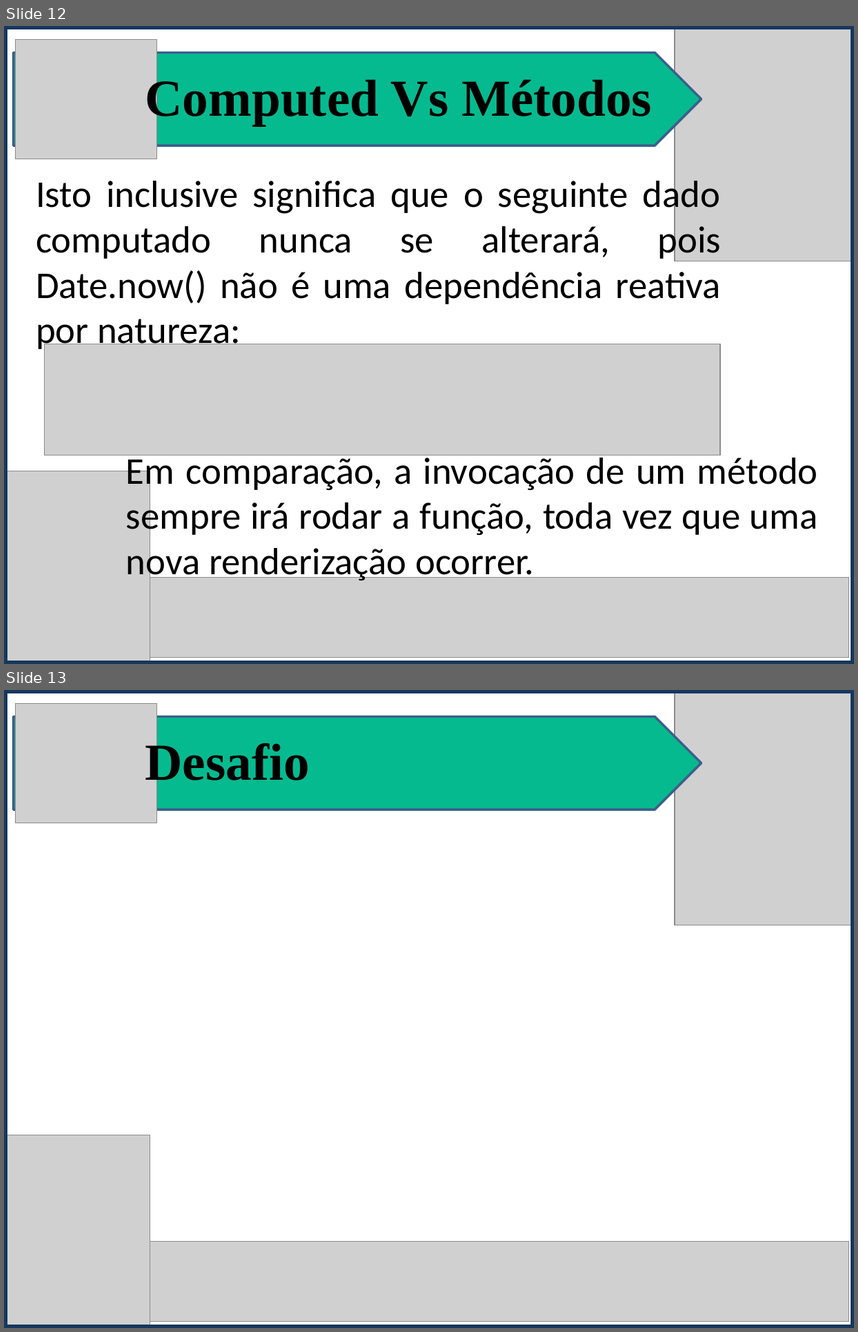
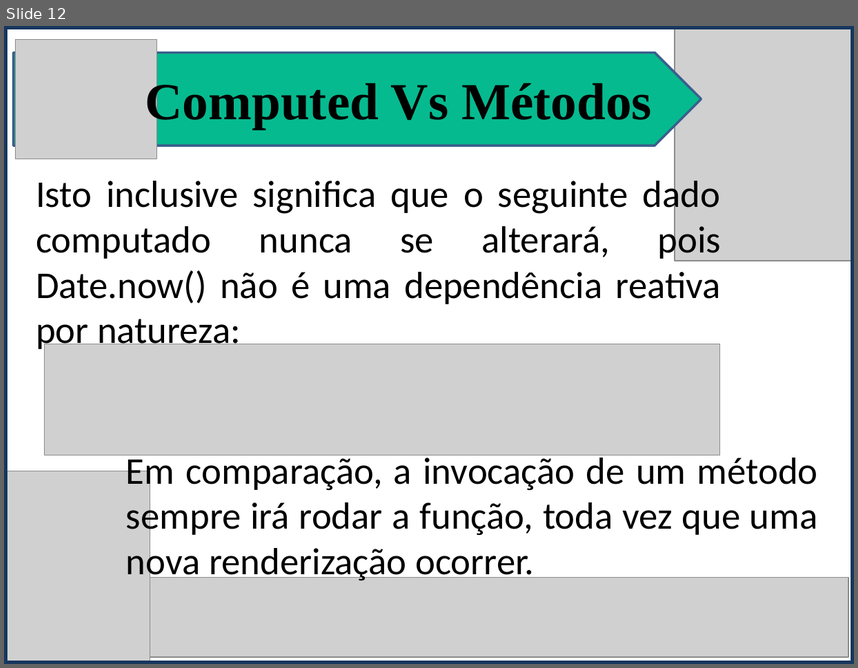
Before and after one commit to isamartins/t018_DesenvolvimentoWeb, a slide deck: trabalho_av2/Vuejs_Apresentacao.pptx. Shown one above the other, each under a label of ours: slides 12 and 13 before the commit, slide 12 after it. The pictures are 858x1332 and 858x668 pixels, drawn with LibreOffice and Linux fonts; fonts in the diff are those of the drawing; grey boxes stand for pictures. Boxes give left, top, right and bottom in pixels: in the first picture for what was removed or moved away, otherwise in the second. Text is boxed around its words. In the diff, an @@ line names an element or a change of style, - is before the commit and + after.

```diff
--- a/trabalho_av2/Vuejs_Apresentacao.pptx
+++ b/trabalho_av2/Vuejs_Apresentacao.pptx
@@ slide 13 removed at (x1=4, y1=690, x2=854, y2=1328), background #FFFFFF @@
@@ rectangle removed at (x1=4, y1=690, x2=854, y2=1328) @@
@@ picture removed at (x1=15, y1=704, x2=156, y2=823) @@
@@ picture removed at (x1=675, y1=690, x2=854, y2=925) @@
@@ pentagon arrow removed at (x1=14, y1=716, x2=701, y2=809) @@
@@ text removed at (x1=145, y1=739, x2=310, y2=789) @@
-Desafio
@@ picture removed at (x1=4, y1=1134, x2=150, y2=1326) @@
@@ picture removed at (x1=150, y1=1241, x2=849, y2=1321) @@
@@ slide 12 changed as well @@
@@ text "Computed Vs Métodos" at (x1=145, y1=79, x2=652, y2=129): line spacing 0.9 to 1 @@
```
Also in this commit, not shown: 14 other slides changed, 1 slide added, 3 other files.
